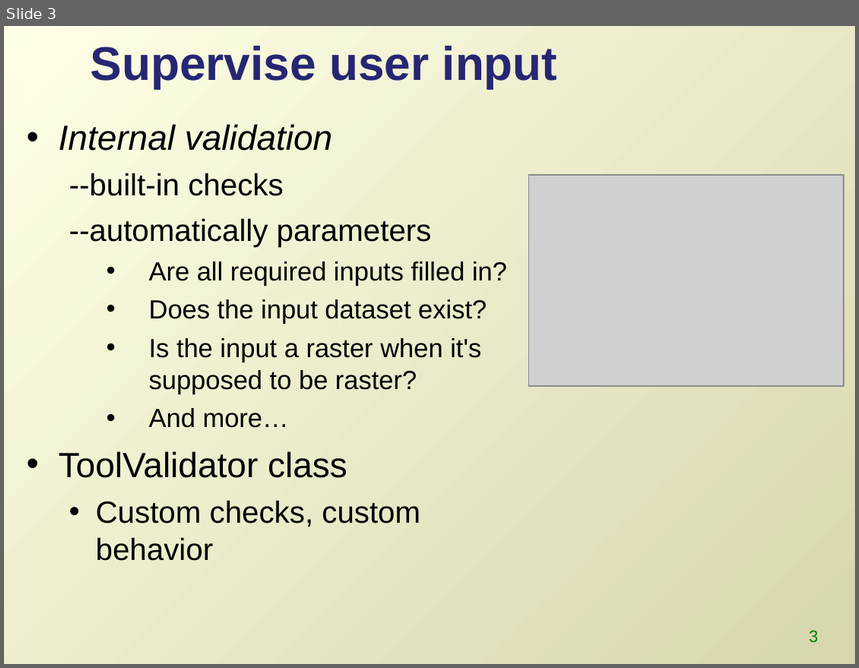
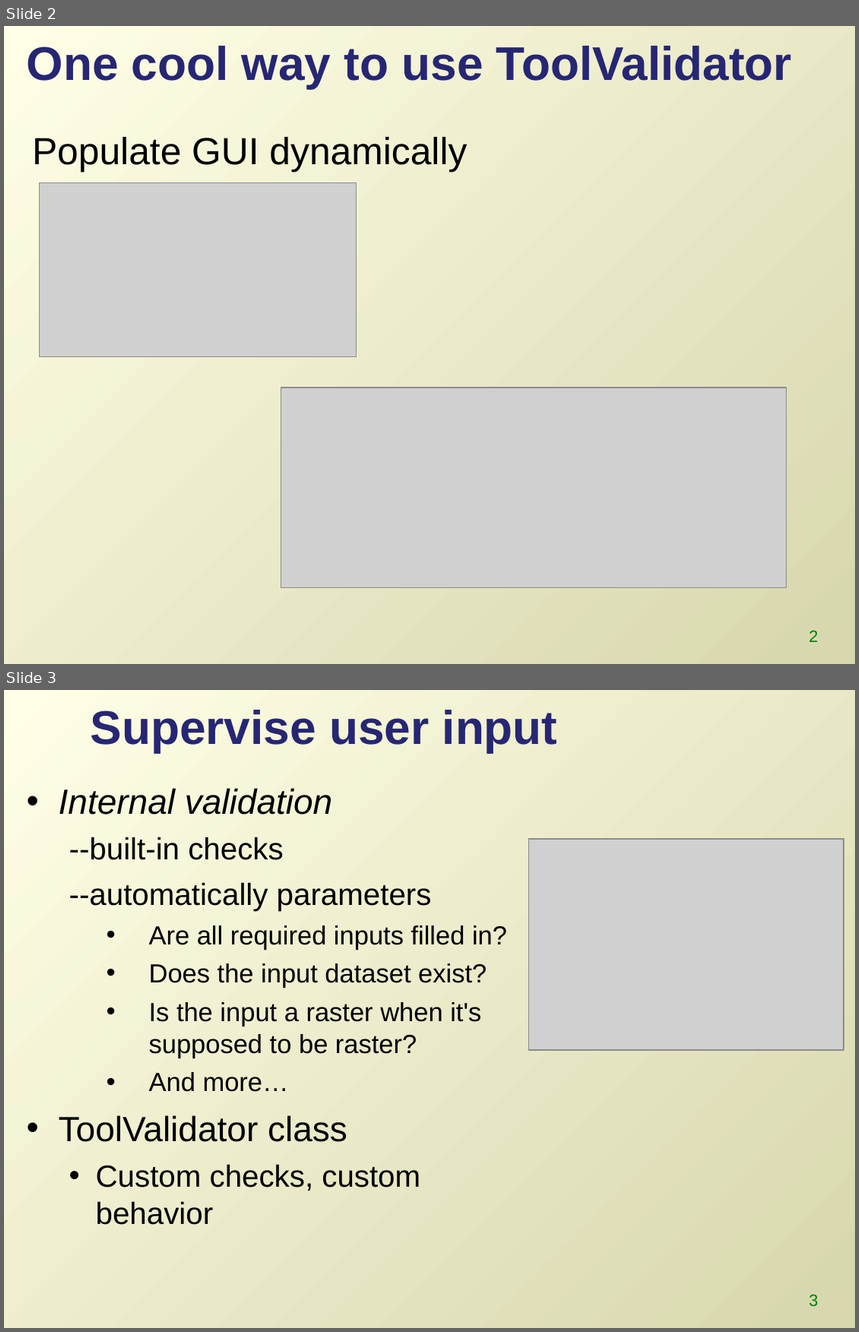
Before and after one commit to lgtateos/gis540, a slide deck: slides/toolValidator.ppt. Shown one above the other, each under a label of ours: slide 3 before the commit, slides 2 and 3 after it. The pictures are 859x668 and 859x1332 pixels, drawn with LibreOffice and Linux fonts; fonts in the diff are those of the drawing; grey boxes stand for pictures. Boxes give left, top, right and bottom in pixels: in the first picture for what was removed or moved away, otherwise in the second. Text is boxed around its words. In the diff, an @@ line names an element or a change of style, - is before the commit and + after.

```diff
--- a/slides/toolValidator.ppt
+++ b/slides/toolValidator.ppt
@@ slide 2 added at <box>4,26,855,664</box>, background gradient #FFFFE6 to #D7D6AE @@
@@ title added at <box>27,46,792,88</box>, 40 pt, text #262673, bold @@
+One cool way to use ToolValidator
@@ text added at <box>32,137,467,172</box>, 32 pt, text #000000 @@
+Populate GUI dynamically
@@ picture added at <box>40,183,357,357</box> @@
@@ picture added at <box>281,388,787,588</box> @@
@@ page number added at <box>809,631,818,642</box>, 14 pt, text #008000 @@
+2
```
Also in this commit, not shown: 4 slides changed, 1 other slide added, 1 slide removed.
